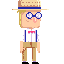
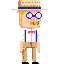
Layer changes from the first (64, 64) image to the second:
added layer "Layer 3" above "Layer 2" over bbox(30, 21, 39, 25)
